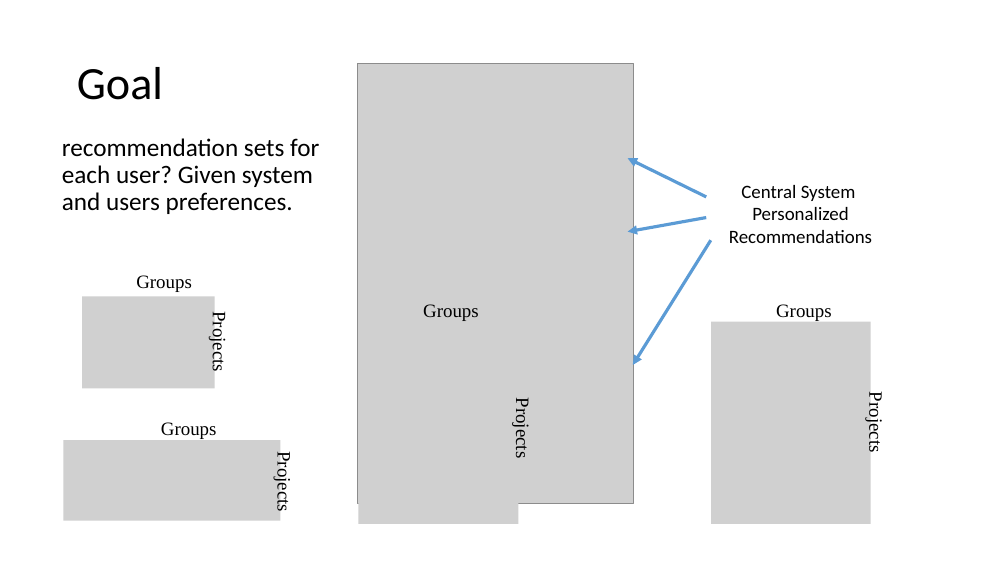
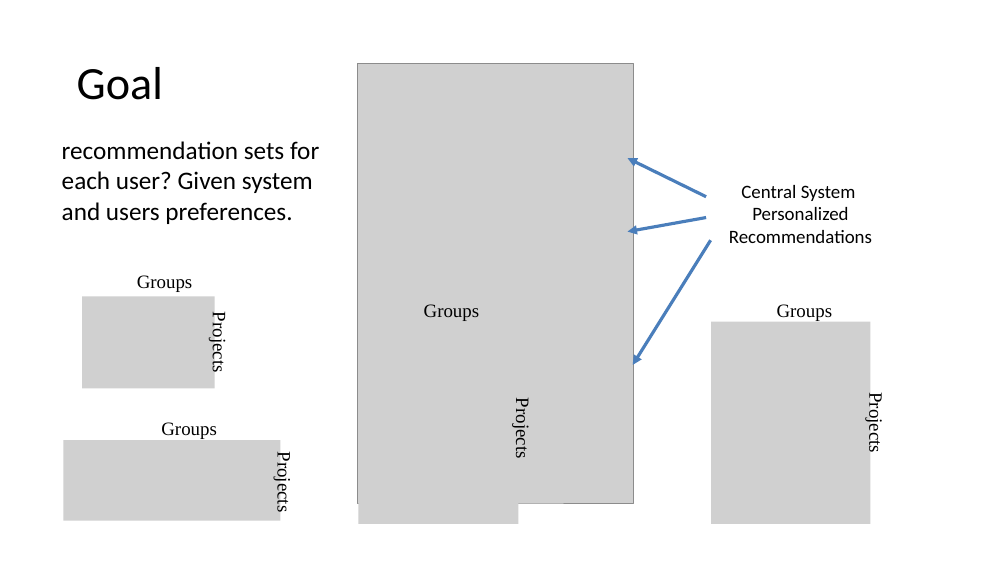
Before and after one commit to sirmarcis/CSP-Final-Project, a slide deck: slide 7 of CSP4.pptx. Drawn at 1008x567 pixels with LibreOffice and Linux fonts; fonts in the diff are those of the drawing; grey boxes stand for pictures. Boxes give left, top, right and bottom in pixels: in the first picture for what was removed or moved away, otherwise in the second. Text is boxed around its words. In the diff, an @@ line names an element or a change of style, - is before the commit and + after.

```diff
--- a/CSP4.pptx
+++ b/CSP4.pptx
@@ text "recommendation sets for each user? ..." at box(62, 141, 319, 224): line spacing 0.9 to 1; less space between paragraphs @@
@@ arrow removed from (706, 197) to (628, 158) @@
@@ freeform shape added at box(628, 158, 706, 197), outline #4A7EBB 3 pt @@
@@ arrow removed from (706, 218) to (628, 231) @@
@@ freeform shape added at box(628, 218, 706, 232), outline #4A7EBB 3 pt @@
@@ arrow removed from (711, 240) to (633, 365) @@
@@ freeform shape added at box(633, 240, 711, 365), outline #4A7EBB 3 pt @@
```
Also in this commit, not shown: 9 other slides changed, 5 slides added, 1 slide removed.
